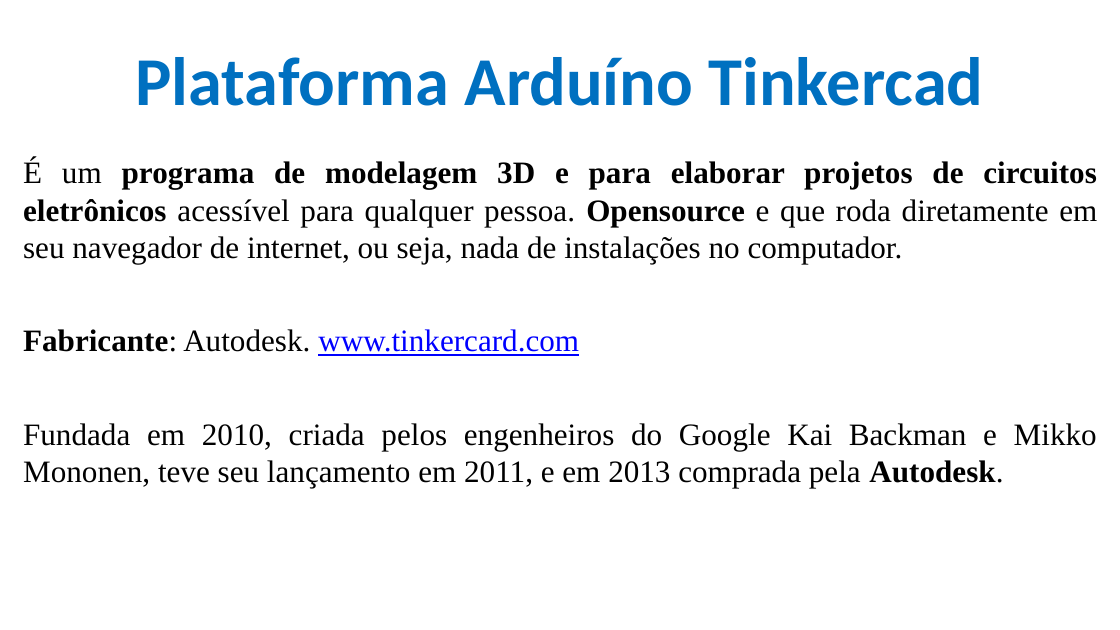
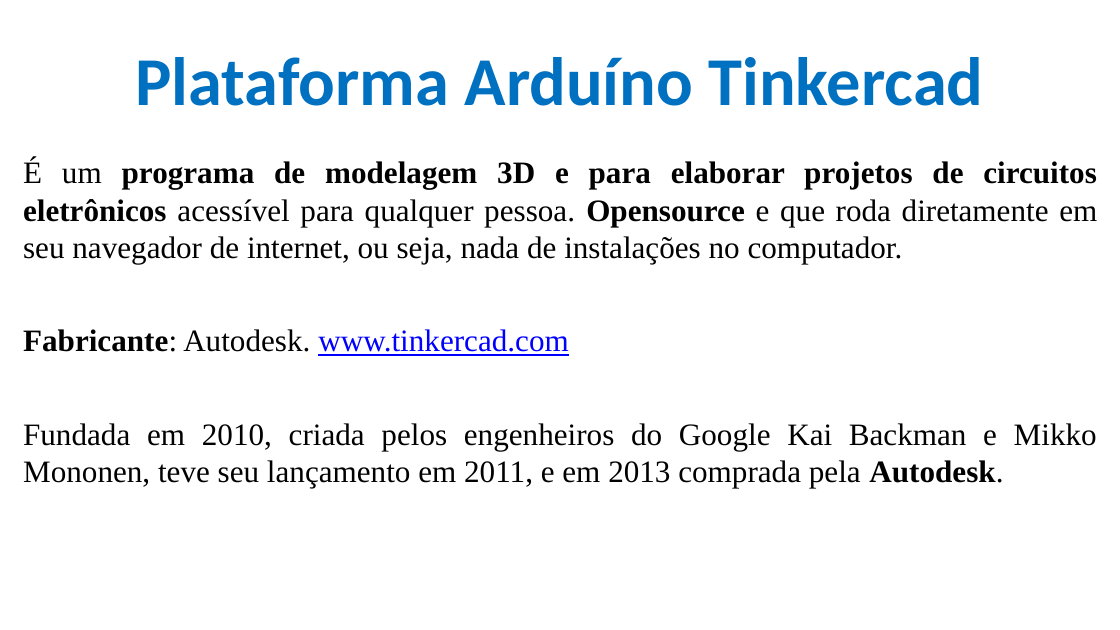
Before and after one commit to CloudEducationBrazil/WydenArea1AplicacaoCloudIndustria40Python, a slide deck: slide 18 of 01 Classes/Aula 03 - Aplicação Cloud Indústria 40 Python IoT Plataforma Arduino Tinkercad.pptx. Drawn at 1120x630 pixels with LibreOffice and Linux fonts; fonts in the diff are those of the drawing; background and template pictures are left out. Boxes give left, top, right and bottom in pixels: in the first picture for what was removed or moved away, otherwise in the second. Text is boxed around its words. In the diff, an @@ line names an element or a change of style, - is before the commit and + after.

```diff
--- a/01 Classes/Aula 03 - Aplicação Cloud Indústria 40 Python IoT Plataforma Arduino Tinkercad.pptx
+++ b/01 Classes/Aula 03 - Aplicação Cloud Indústria 40 Python IoT Plataforma Arduino Tinkercad.pptx
@@ text at box(23, 329, 568, 356): text changed @@
-Fabricante: Autodesk. www.tinkercard.com
+Fabricante: Autodesk. www.tinkercad.com
```
Also in this commit, not shown: 3 other slides changed.
